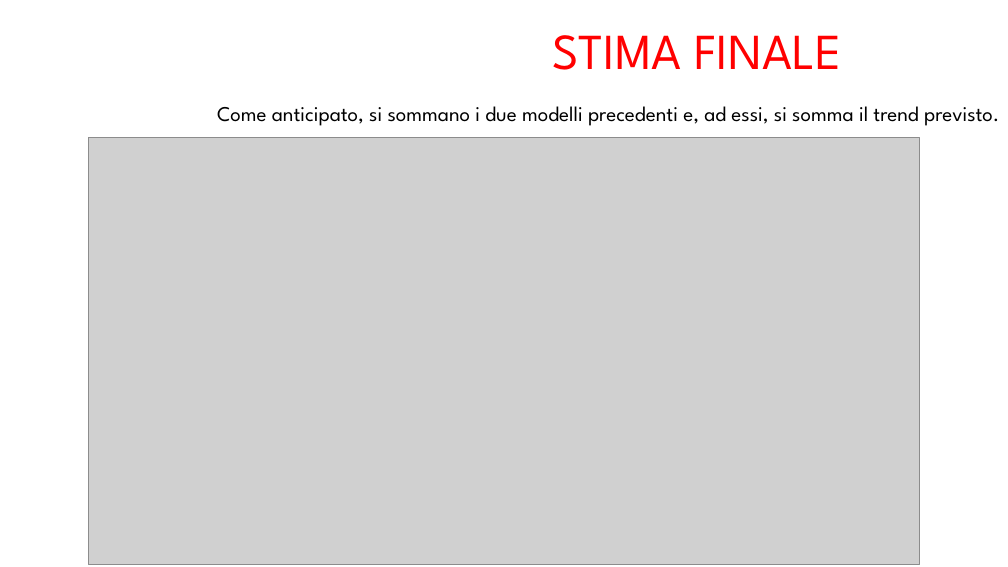
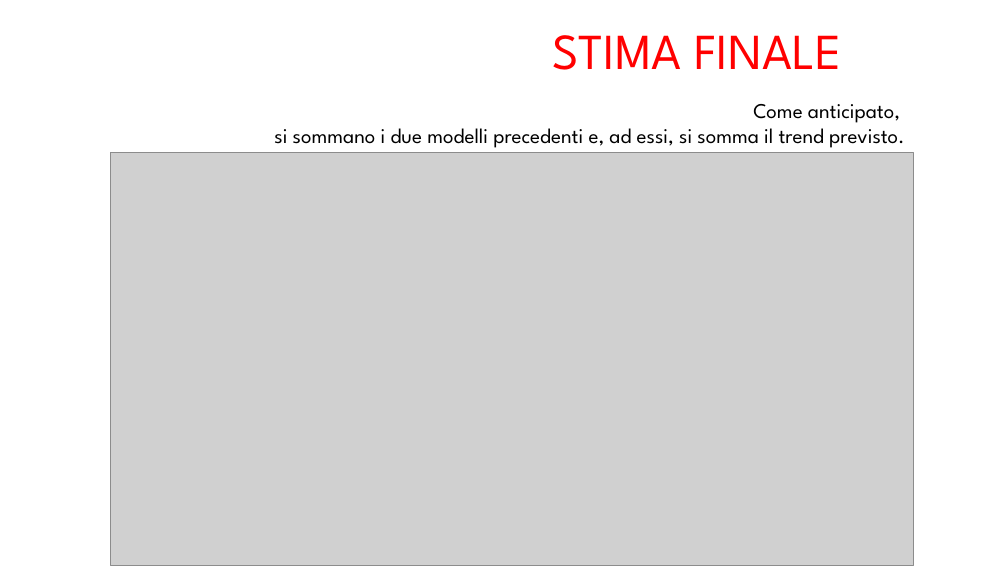
Before and after one commit to arrostini/predittoreDomeniche, a slide deck: slide 21 of progettomatlabfine.pptx (slide 20 before the commit). Drawn at 1008x567 pixels with LibreOffice and Linux fonts; fonts in the diff are those of the drawing; grey boxes stand for pictures; background and template pictures are left out. Boxes give left, top, right and bottom in pixels: in the first picture for what was removed or moved away, otherwise in the second. Text is boxed around its words. In the diff, an @@ line names an element or a change of style, - is before the commit and + after.

```diff
--- a/progettomatlabfine.pptx
+++ b/progettomatlabfine.pptx
@@ text at (274,104,904,148): text changed @@
-Come anticipato, si sommano i due modelli precedenti e, ad essi, si somma il trend previsto.
+Come anticipato,
+si sommano i due modelli precedenti e, ad essi, si somma il trend previsto.
@@ picture: place and size @@
-picture at (88,137,920,565)
+picture at (110,152,913,565)
```
Also in this commit, not shown: 6 other slides changed, 2 slides added, 1 slide removed.
